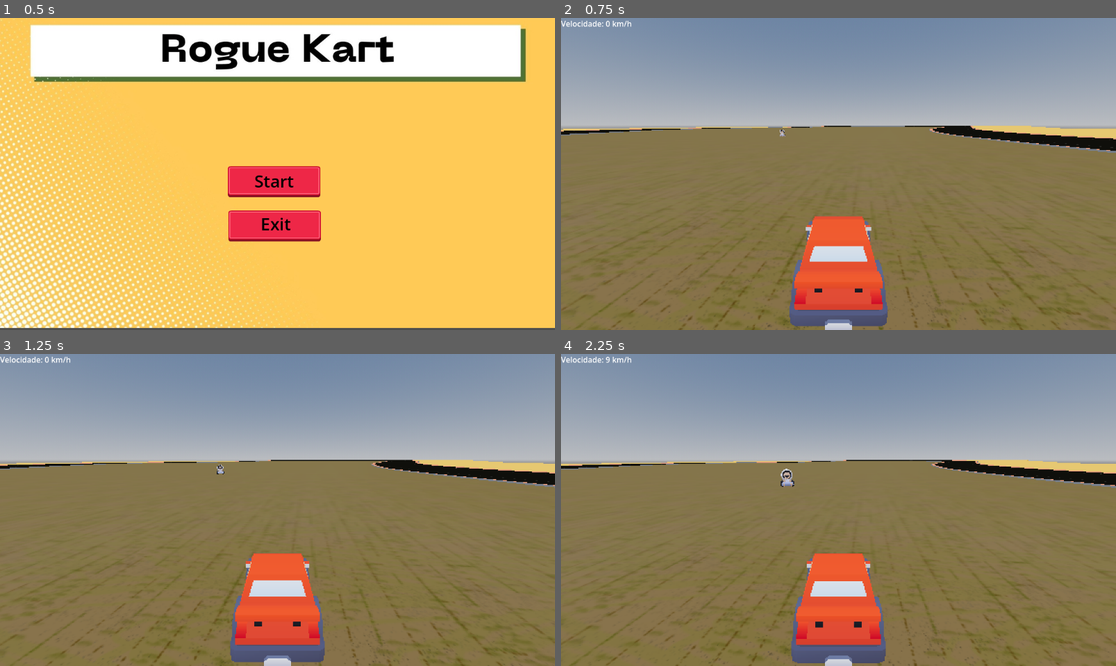
Above: before the commit, frames 1-4 (two rows, left to right).
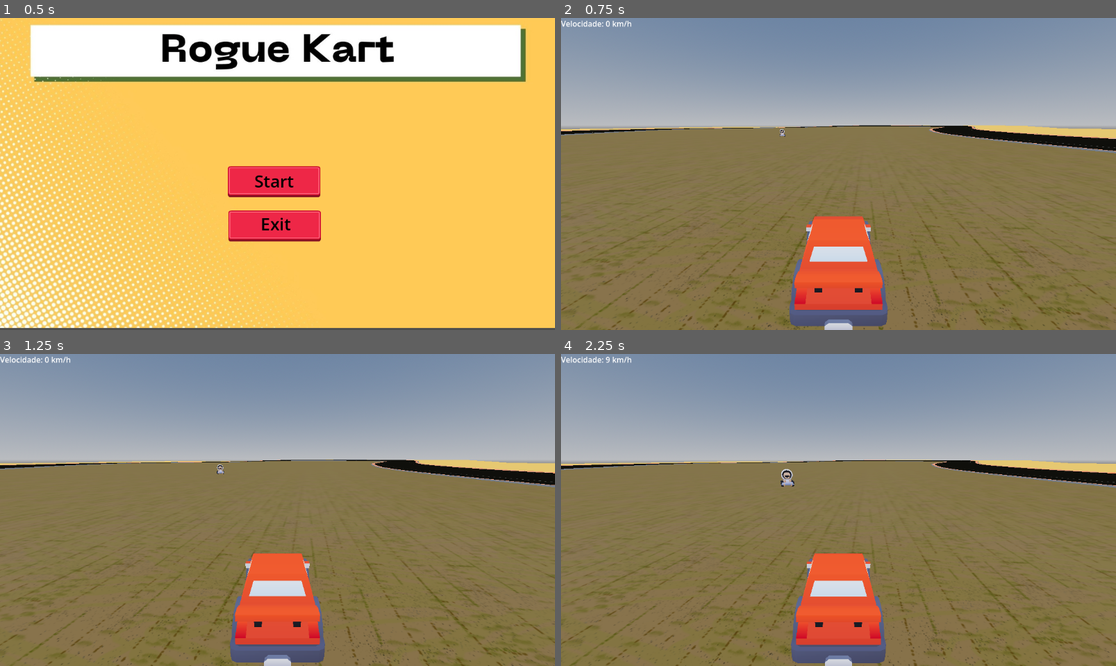
Above: after the commit, the same moments.

Repository: pdovitor/rogue-kart
Game: Godot game, scene res://Scenes/main_menu.tscn
The game is run twice, just before and just after one commit, with the same random seed, the same clock (stepped at 60 frames per second) and the same inputs.
Inputs (mouse positions are in pixels of both pictures, inside the frame that each line leads up to):
- Up to frame 1 (0.5 s): no input
- Up to frame 2 (0.75 s): click (832, 180) at 0.5 s
- Up to frame 3 (1.25 s): no input
- Up to frame 4 (2.25 s): hold D (Steer_Right) 1.28-2.03 s; tap Shift (Drift) at 1.35, 2.1 s; hold S (Brake) from 2.03 s (still down)

Frame 1 is identical in both runs. In frame 2, 0.7% of the frame differs, in the area x 0-100%, y 34-100%; in frame 3, 0.8%, in the area x 0-100%, y 33-100%; in frame 4, 0.8%.

Commit message:
resolvido spam de drift e cor da fumaça

Diff:
--- a/Scenes/car.tscn
+++ b/Scenes/car.tscn
@@ -9,6 +9,14 @@
 [ext_resource type="Texture2D" uid="uid://rnby14qdn1wg" path="res://Assets/texture/Muzzle_Flash_3.png" id="7_y3wrf"]
 [ext_resource type="ArrayMesh" uid="uid://bvfxo6twkhiuv" path="res://Assets/objects/sm_muzzleplane.obj" id="8_argdw"]
 
+[sub_resource type="Gradient" id="Gradient_vg03h"]
+offsets = PackedFloat32Array(0, 0.4368421, 1)
+colors = PackedColorArray(0, 0, 0, 1, 0.55263156, 0.55263156, 0.55263156, 1, 0.74138474, 0.7413847, 0.74138457, 1)
+
+[sub_resource type="Gradient" id="Gradient_y3wrf"]
+offsets = PackedFloat32Array(0, 0.44230768, 1)
+colors = PackedColorArray(0, 0.9098039, 0.101960786, 1, 0, 0.7294118, 0, 1, 0, 0.7411765, 0.13725491, 1)
+
 [sub_resource type="PhysicsMaterial" id="PhysicsMaterial_go66d"]
 bounce = 0.1
 
@@ -243,6 +251,41 @@
 shader = ExtResource("3_u41r7")
 shader_parameter/Texture_Scale = Vector2(0.5, 0.5)
 shader_parameter/Disolver_Texture = ExtResource("4_aky6y")
+
+[sub_resource type="Curve" id="Curve_u41r7"]
+_data = [Vector2(0, 0), 0.0, 0.0, 0, 0, Vector2(1, 1), 2.9662924, 0.0, 0, 0]
+point_count = 2
+
+[sub_resource type="CurveTexture" id="CurveTexture_aky6y"]
+texture_mode = 1
+curve = SubResource("Curve_u41r7")
+
+[sub_resource type="GradientTexture1D" id="GradientTexture1D_8b7h8"]
+gradient = SubResource("Gradient_vg03h")
+
+[sub_resource type="Curve" id="Curve_argdw"]
+_data = [Vector2(0, 0.30337083), 0.0, 0.0, 0, 0, Vector2(1, 0.77528095), 0.0, 0.0, 0, 0]
+point_count = 2
+
+[sub_resource type="CurveTexture" id="CurveTexture_lh2yg"]
+curve = SubResource("Curve_argdw")
+
+[sub_resource type="ParticleProcessMaterial" id="ParticleProcessMaterial_y3wrf"]
+particle_flag_rotate_y = true
+emission_shape = 1
+emission_sphere_radius = 0.5
+angle_min = -179.99998
+angle_max = 180.00002
+inherit_velocity_ratio = 1.0
+direction = Vector3(-0.3, 1, 0)
+initial_velocity_min = 3.0
+initial_velocity_max = 4.0
+gravity = Vector3(0, 0.72, 0)
+scale_min = 0.5
+scale_max = 0.5
+scale_curve = SubResource("CurveTexture_lh2yg")
+color_ramp = SubResource("GradientTexture1D_8b7h8")
+alpha_curve = SubResource("CurveTexture_aky6y")
 
 [sub_resource type="StandardMaterial3D" id="StandardMaterial3D_lh2yg"]
 transparency = 1
@@ -352,6 +395,8 @@
 
 [node name="Car" type="Node3D" unique_id=1073571490 groups=["player"]]
 script = ExtResource("1_go66d")
+DriftSmokeColor = SubResource("Gradient_vg03h")
+ChargedDriftSmokeColor = SubResource("Gradient_y3wrf")
 
 [node name="SubViewportContainer" type="SubViewportContainer" parent="." unique_id=187968252]
 texture_filter = 1
@@ -361,11 +406,10 @@
 grow_horizontal = 2
 grow_vertical = 2
 stretch = true
-stretch_shrink = 2
 
 [node name="SubViewport" type="SubViewport" parent="SubViewportContainer" unique_id=923126793]
 handle_input_locally = false
-size = Vector2i(576, 324)
+size = Vector2i(1152, 648)
 render_target_update_mode = 4
 
 [node name="Ball" type="RigidBody3D" parent="SubViewportContainer/SubViewport" unique_id=853750109]
@@ -419,7 +463,7 @@
 amount = 100
 lifetime = 0.35000000000000003
 fixed_fps = 60
-process_material = ExtResource("5_aky6y")
+process_material = SubResource("ParticleProcessMaterial_y3wrf")
 draw_pass_1 = ExtResource("5_aqss3")
 
 [node name="SmokeParticlesLeft" type="GPUParticles3D" parent="SubViewportContainer/SubViewport/Car/Model/body" unique_id=694478975]
--- a/Scripts/player.gd
+++ b/Scripts/player.gd
@@ -18,6 +18,9 @@
 @onready var SparkParticlesLeft = $SubViewportContainer/SubViewport/Car/Model/body/SparkLeft/GPUParticles3D
 @onready var SparkParticlesRight = $SubViewportContainer/SubViewport/Car/Model/body/SparkRight/GPUParticles3D
 
+@export var DriftSmokeColor : Gradient
+@export var ChargedDriftSmokeColor : Gradient
+
 var standard_scale = Vector3(1, 1, 1)
 var squash_scale = Vector3(1.4, 0.5, 1.4) # Achatado no impacto
 var stretch_scale = Vector3(0.9, 1.2, 0.9) # Esticado no pulo
@@ -36,6 +39,7 @@
 var rotate_input = 0
 
 var Drifting = false
+var CanDrift = true
 var DriftDirection = 0
 var MinimumDrift = false
 var Boost = 1
@@ -91,10 +95,10 @@
 
 	rotate_input = deg_to_rad(steering) * steer_direction * multiplicador_curva
 
-	RightWheel.rotation.y = rotate_input
-	LeftWheel.rotation.y = rotate_input
-
-	if Input.is_action_just_pressed("Drift") and not Drifting and speed_input > 0:
+	RightWheel.rotation.y = 1.5 * rotate_input
+	LeftWheel.rotation.y = 1.5 * rotate_input
+
+	if Input.is_action_just_pressed("Drift") and not Drifting and speed_input > 0 and CanDrift:
 		Anim.play("Hop")
 		Ball.linear_velocity.y = 0
 		Ball.apply_central_impulse(Vector3.UP * hop_force)
@@ -191,19 +195,22 @@
 	CarBody.rotation.z = lerp(CarBody.rotation.z, t, 5 * delta)
 
 func StartDrift():
-	Drifting = true
-	MinimumDrift = false
-	DriftTimer.start()
-
-	var steer_direction = Input.get_action_strength("Steer_Left") - Input.get_action_strength("Steer_Right")
-	DriftDirection = sign(steer_direction)
-	if DriftDirection == 0:
-		DriftDirection = 1
+	if CanDrift:
+		Drifting = true
+		MinimumDrift = false
+		DriftTimer.start()
+		change_smoke_color(DriftSmokeColor)
+
+		var steer_direction = Input.get_action_strength("Steer_Left") - Input.get_action_strength("Steer_Right")
+		DriftDirection = sign(steer_direction)
+		if DriftDirection == 0:
+			DriftDirection = 1
 
 func StopDrift():
 	if MinimumDrift:
 		Boost = DriftBoost
 		BoostTimer.start()
+		CanDrift = false
 		#CarBody.scale = Vector3(0.7, 0.7, 1.5)
 	Drifting = false
 	MinimumDrift = false
@@ -211,6 +218,17 @@
 func _on_drift_timer_timeout(): # -> void
 	if Drifting:
 		MinimumDrift = true
+		change_smoke_color(ChargedDriftSmokeColor)
 
 func _on_boost_timer_timeout(): # -> void
-	pass
+	CanDrift = true
+
+func change_smoke_color(new_gradient: Gradient):
+	if not SmokeParticlesLeft.process_material.color_ramp:
+		return
+
+	var left_ramp = SmokeParticlesLeft.process_material.color_ramp
+	var right_ramp = SmokeParticlesRight.process_material.color_ramp
+
+	left_ramp.gradient = new_gradient
+	right_ramp.gradient = new_gradient
Not shown: 2 places in Shaders/smoke_particle_process_material.tres that only renumber resources
